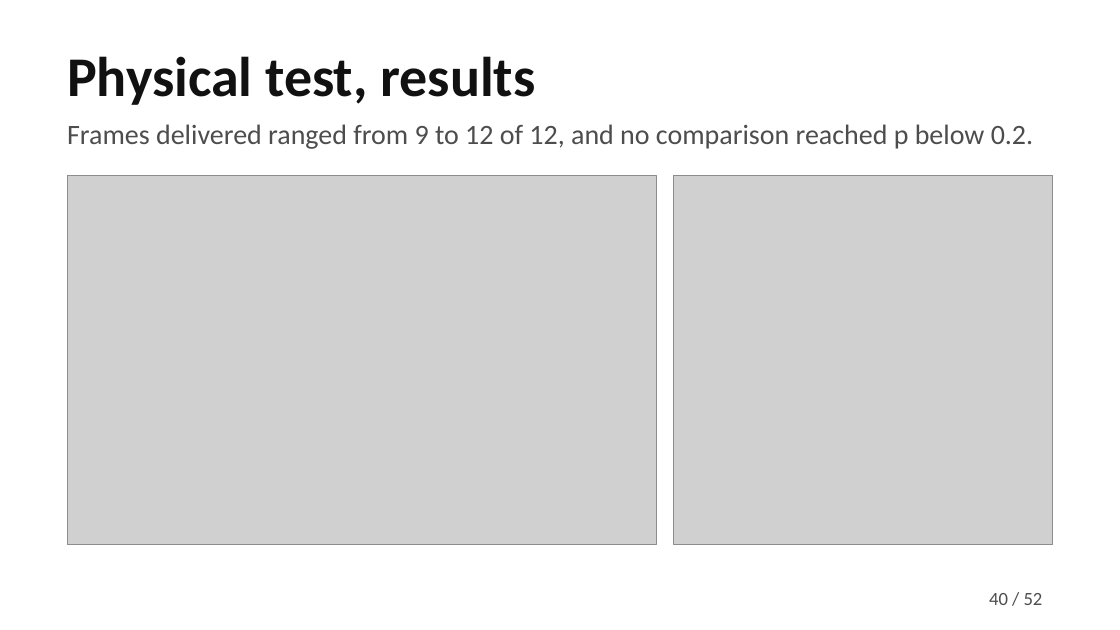
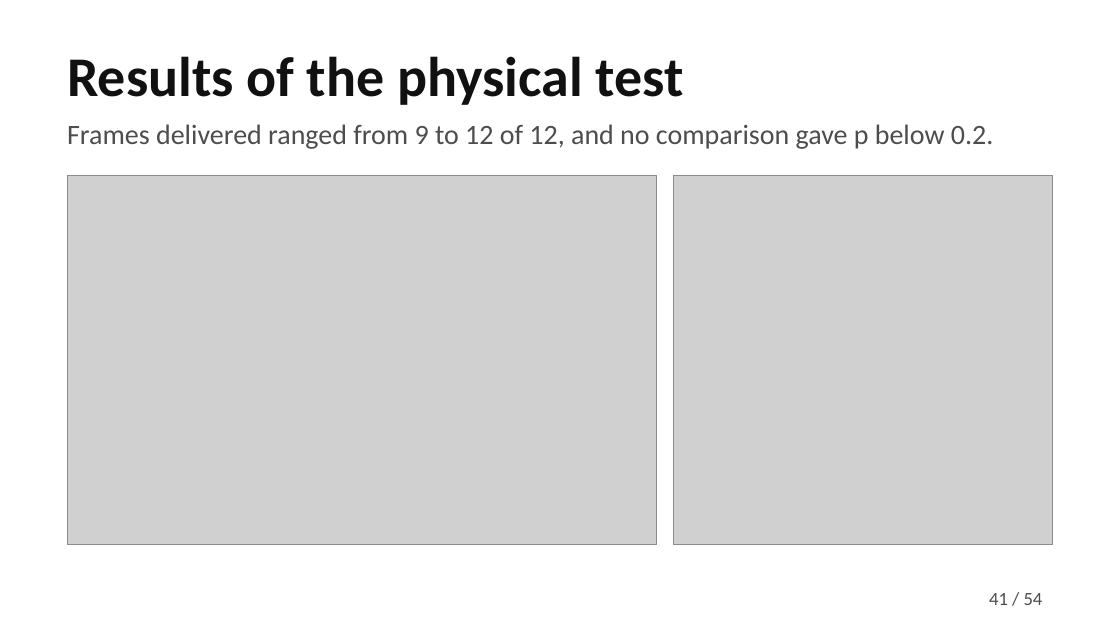
Before and after one commit to MuhammadMaazA/SamplingCW, a slide deck: slide 41 of presentation/gridlink-presentation.pptx (slide 40 before the commit). Drawn at 1120x630 pixels with LibreOffice and Linux fonts; fonts in the diff are those of the drawing; grey boxes stand for pictures. Boxes give left, top, right and bottom in pixels: in the first picture for what was removed or moved away, otherwise in the second. Text is boxed around its words. In the diff, an @@ line names an element or a change of style, - is before the commit and + after.

```diff
--- a/presentation/gridlink-presentation.pptx
+++ b/presentation/gridlink-presentation.pptx
@@ title at [67, 56, 683, 105]: text changed @@
-Physical test, results
+Results of the physical test
@@ text at [67, 124, 993, 149]: text changed @@
-Frames delivered ranged from 9 to 12 of 12, and no comparison reached p below 0.2.
+Frames delivered ranged from 9 to 12 of 12, and no comparison gave p below 0.2.
@@ page number at [989, 593, 1008, 605]: text changed @@
-40
+41
@@ text at [1024, 593, 1043, 605]: text changed @@
-/ 52
+/ 54
```
Also in this commit, not shown: 40 other slides changed, 13 slides added, 11 slides removed, 42 other files.
